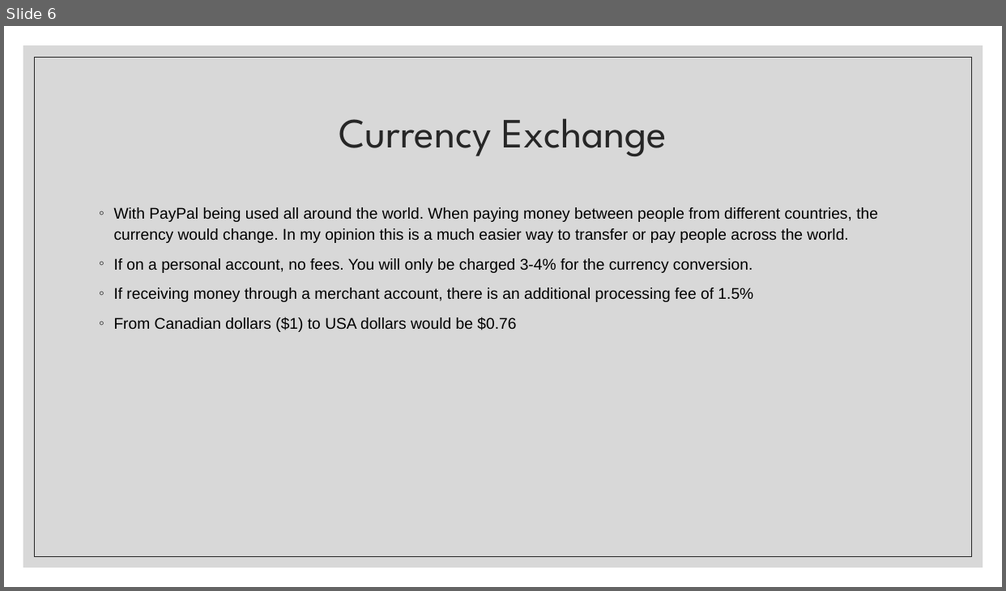
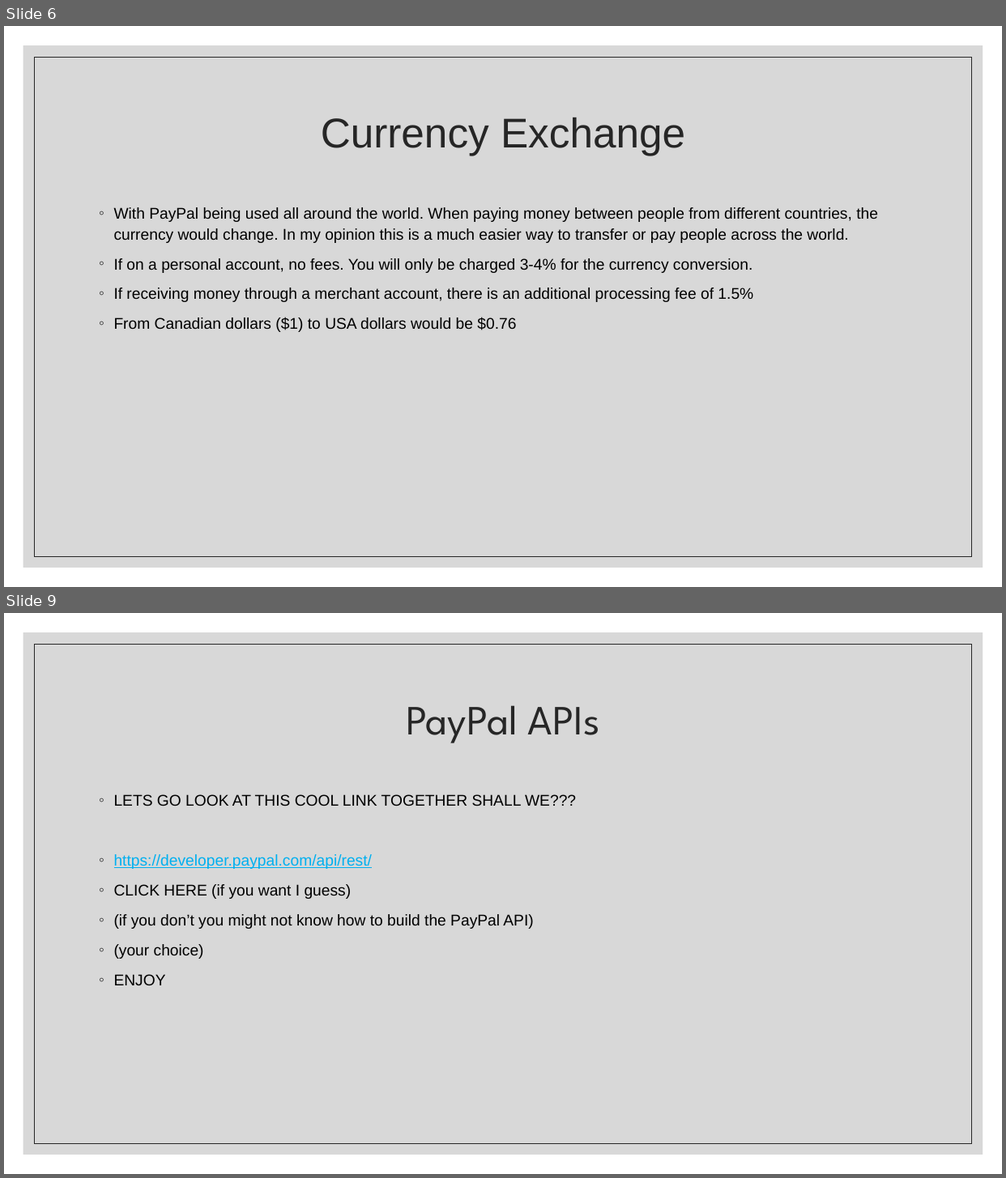
Before and after one commit to choco999/demonstration1, a slide deck: Paypal_Javascript.pptx. Shown one above the other, each under a label of ours: slide 6 before the commit, slides 6 and 9 after it; the slides between them are not shown. The pictures are 1006x591 and 1006x1178 pixels, drawn with LibreOffice and Linux fonts; fonts in the diff are those of the drawing. Boxes give left, top, right and bottom in pixels: in the first picture for what was removed or moved away, otherwise in the second. Text is boxed around its words. In the diff, an @@ line names an element or a change of style, - is before the commit and + after.

```diff
--- a/Paypal_Javascript.pptx
+++ b/Paypal_Javascript.pptx
@@ slide 9 added at box(4, 613, 1002, 1174), background #FFFFFF; not listed: 2 template elements that a slide beside it also shows @@
@@ title added at box(406, 705, 600, 743), 40 pt, text #262626 @@
+PayPal APIs
@@ text added at box(114, 794, 576, 986), 15 pt, text #000000 @@
+◦ LETS GO LOOK AT THIS COOL LINK TOGETHER SHALL WE???
+◦ https://developer.paypal.com/api/rest/
+◦ CLICK HERE (if you want I guess)
+◦ (if you don’t you might not know how to build the PayPal API)
+◦ (your choice)
+◦ ENJOY
@@ slide 6 changed as well @@
@@ title "Currency Exchange" at box(321, 118, 685, 156): font League Spartan to Arial @@
```
Also in this commit, not shown: 5 other slides changed, 4 other slides added.
